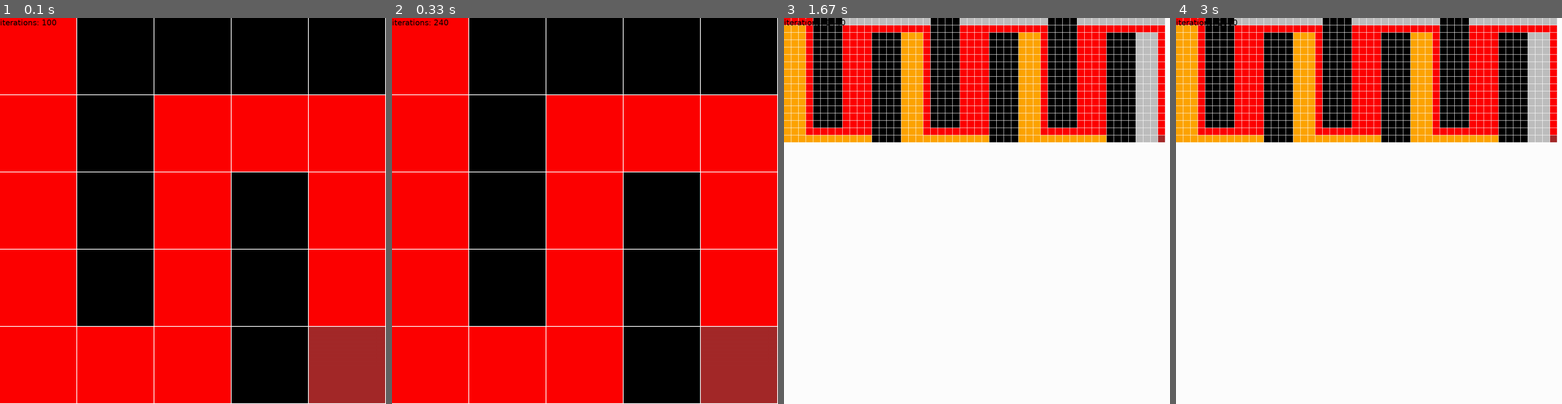
Above: before the commit, frames 1-4 (left to right).
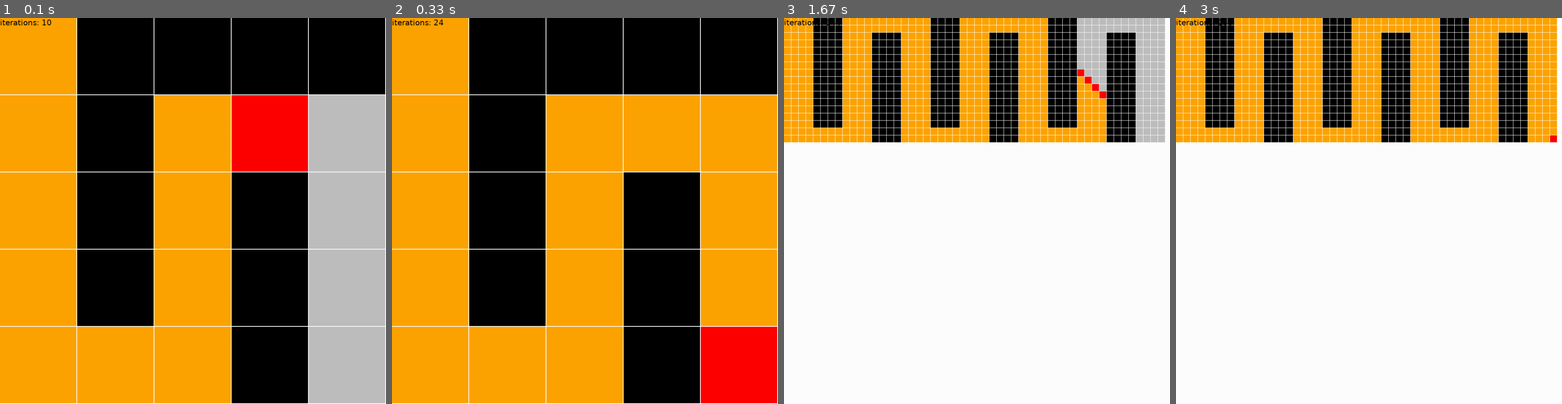
Above: after the commit, the same moments.

Repository: binnev/pygame_sandbox
Game: pygame game, started from maze_solver/__main__.py
The game is run twice, just before and just after one commit, with the same random seed, the same clock (stepped at 60 frames per second) and the same inputs.
Inputs:
- Up to frame 1 (0.1 s): no input
- Up to frame 2 (0.33 s): no input
- Up to frame 3 (1.67 s): tap Space at 0.33 s; hold Up 0.67-1.13 s; hold Down 1.17-1.47 s; hold Up from 1.5 s (still down)
- Up to frame 4 (3 s): release Up at 1.87 s; hold Down 1.9-2.27 s; hold Up 2.3-2.6 s; hold Down 2.63-2.93 s; hold Up from 2.97 s (still down)

The runs differ from the first frame. In frame 1, 55% of the frame differs, in the area x 0-100%, y 0-100%; in frame 2, 59%; in frame 3, 10%; in frame 4, 13%.

Commit message:
Implemented BFS step

Diff:
--- a/maze_solver/game.py
+++ b/maze_solver/game.py
@@ -15,7 +15,7 @@
     window_caption = "Maze Solver"
     font_name = "ubuntu"
     font_size = 20
-    ticks_per_frame = 10  # how many iterations to do between draws
+    ticks_per_frame = 1  # how many iterations to do between draws
     parental_name = "game"
 
     def __init__(self):
--- a/maze_solver/objects.py
+++ b/maze_solver/objects.py
@@ -3,7 +3,6 @@
 
 from fighting_game.objects import Entity, Group
 from maze_solver.game import MazeSolverGame
-
 
 
 class NodeTypes:
@@ -87,6 +86,7 @@
         return rows
 
     def create_links(self):
+        """Link each cell to its neighbours"""
         for rr, row in enumerate(self.rows):
             for cc, cell in enumerate(row):
                 if isinstance(cell, Wall):
@@ -144,6 +144,13 @@
 
     def find_path(self, row=0, col=0):
         return self.depth_first_search(row, col)
+
+    def breadth_first_search_step(self):
+        for node in self.path:
+            node.explored = True
+        self.path = list({n for node in self.path for n in node.neighbours if not n.explored})
+        if any(node.is_finish for node in self.path):
+            self.is_solved = True
 
     def breadth_first_search(self, row=0, col=0):
         """Get the set of open cells that are contiguous with the starting point."""
@@ -223,14 +230,15 @@
     def update(self):
         if self.is_solved:
             return
-        self.depth_first_search_step()
+        # if self.algorithm == "dfs":
+        self.breadth_first_search_step()
+        # elif self.algorithm == "bfs":
+        # self.depth_first_search_step()
+        # else:
+        #     raise Exception("I got no algorithm")
         super().update()
 
     def draw(self, surface: Surface, debug: bool = False):
         super().draw(surface, debug)
         for node in self.path:
             node.draw(surface, color=Color("red"))
-        try:
-            self.path[-1].draw(surface, color=Color("brown"))
-        except IndexError:
-            pass
